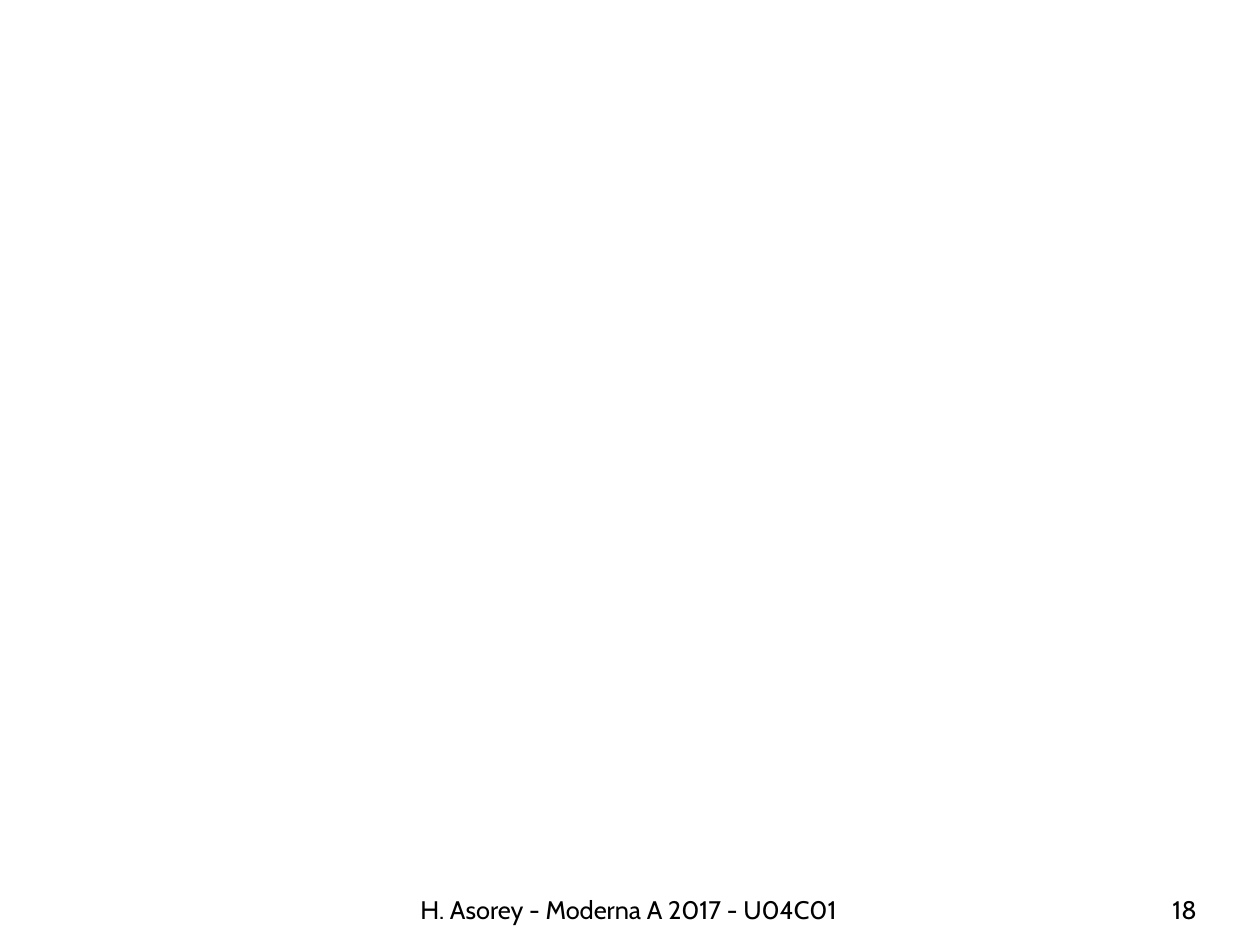
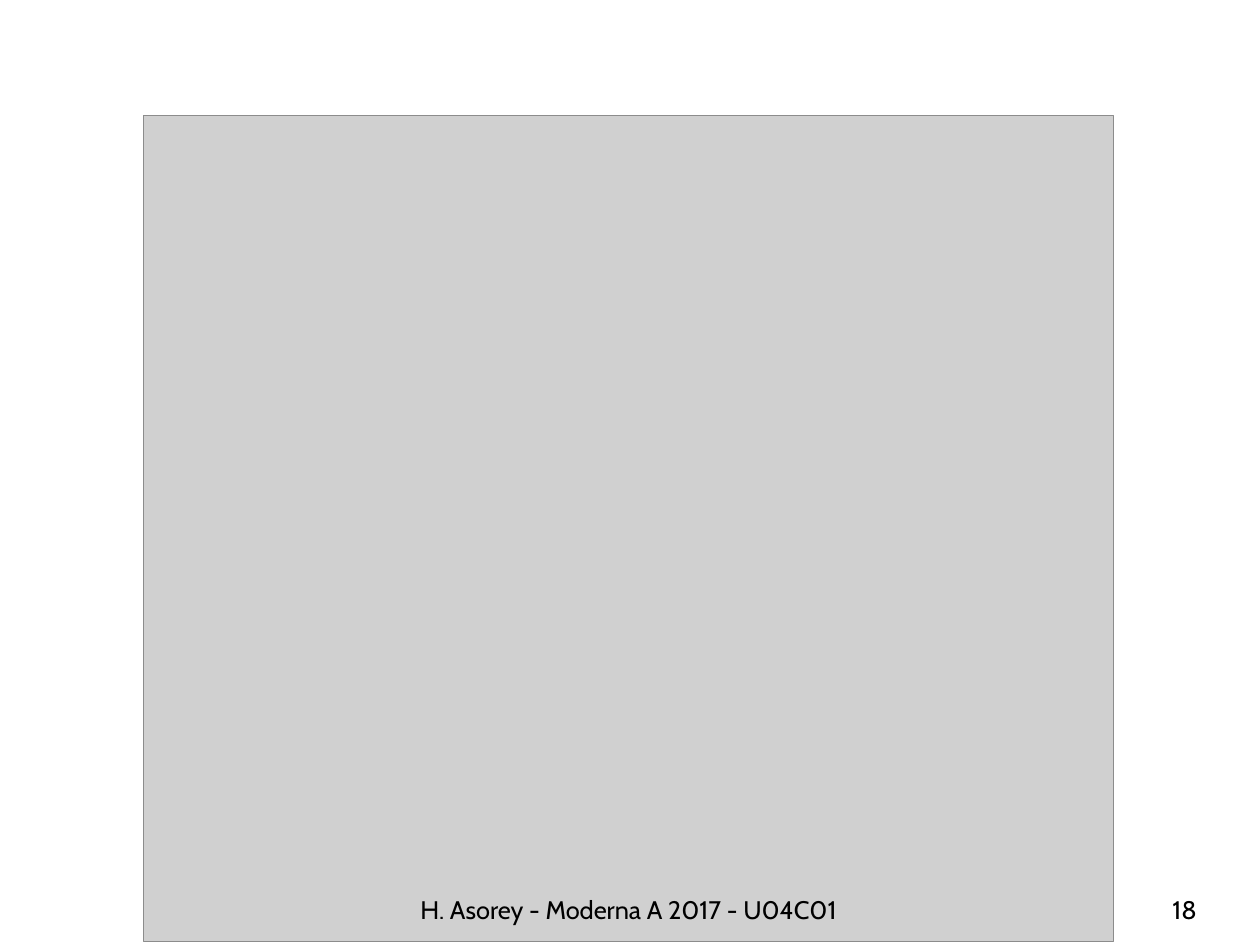
Before and after one commit to asoreyh/unrn-moderna-a, a slide deck: slide 18 of clases/moderna-a-2017-U04C01-09011-pozos.odp. Drawn at 1260x945 pixels with LibreOffice and Linux fonts; fonts in the diff are those of the drawing; grey boxes stand for pictures; background and template pictures are left out. Boxes give left, top, right and bottom in pixels: in the first picture for what was removed or moved away, otherwise in the second. Text is boxed around its words. In the diff, an @@ line names an element or a change of style, - is before the commit and + after.

```diff
--- a/clases/moderna-a-2017-U04C01-09011-pozos.odp
+++ b/clases/moderna-a-2017-U04C01-09011-pozos.odp
@@ title added at box(552, 46, 1222, 115), 36 pt, text #FFFFFF, bold @@
+Pozo de potencial, solución
@@ picture added at box(144, 115, 1114, 941) @@
```
Also in this commit, not shown: 2 other slides changed, 1 slide removed, 1 other file.
